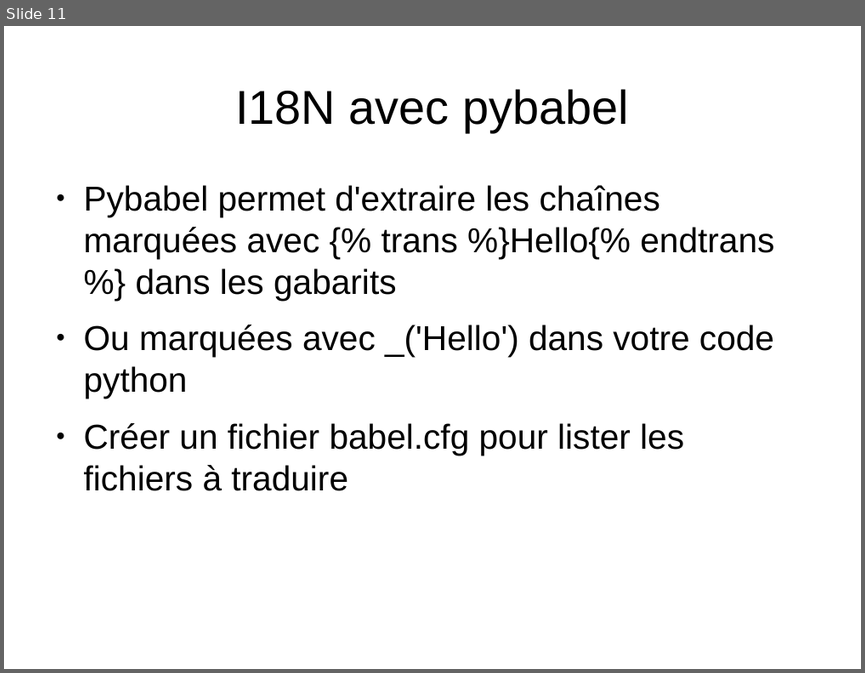
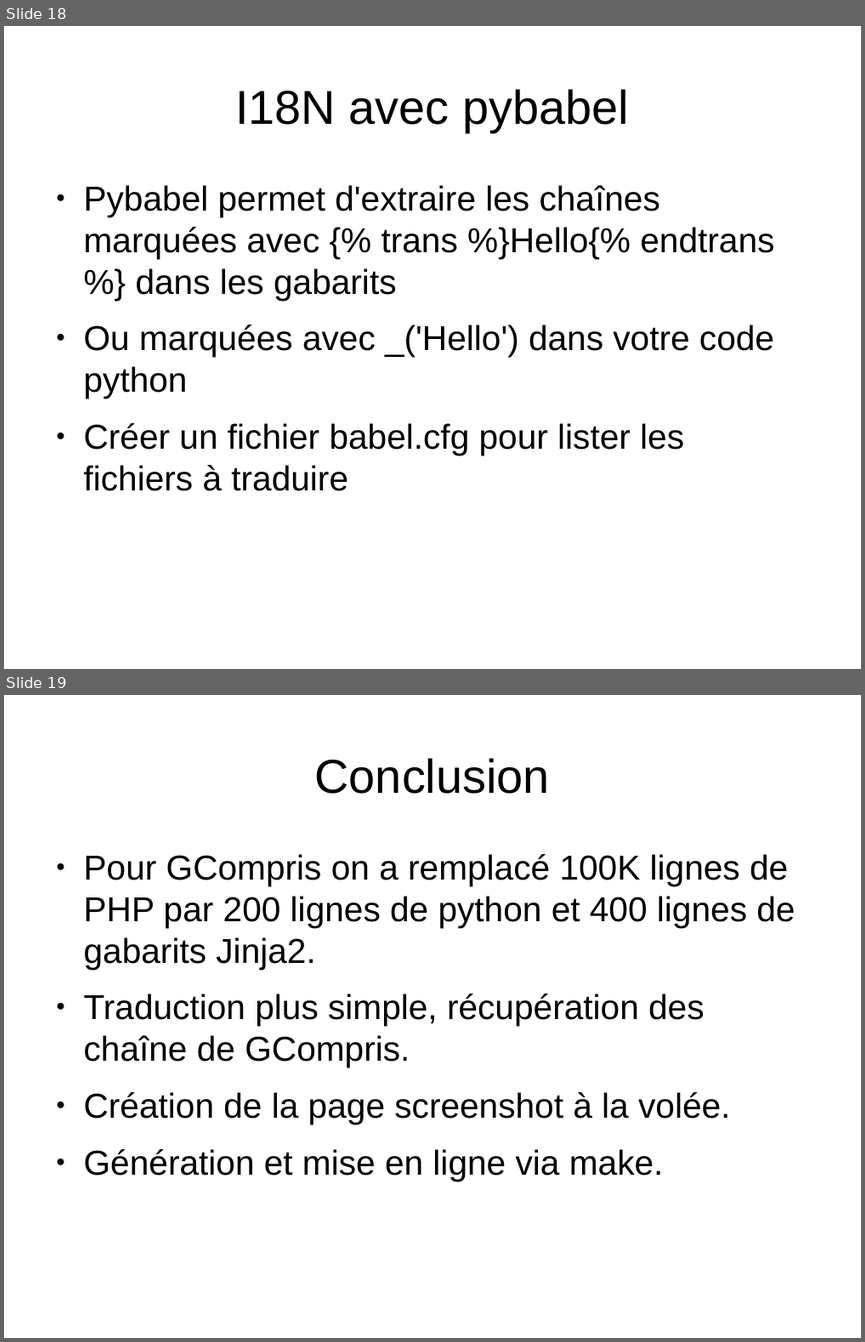
Before and after one commit to bdoin/jinja2-tutorial, a slide deck: presentation-fr.odp. Shown one above the other, each under a label of ours: slide 11 before the commit, slides 18 and 19 after it. The pictures are 865x673 and 865x1342 pixels, drawn with LibreOffice and Linux fonts; fonts in the diff are those of the drawing. Boxes give left, top, right and bottom in pixels: in the first picture for what was removed or moved away, otherwise in the second. Text is boxed around its words. In the diff, an @@ line names an element or a change of style, - is before the commit and + after.

```diff
--- a/presentation-fr.odp
+++ b/presentation-fr.odp
@@ slide 19 added at <box>4,695,861,1338</box>, background #FFFFFF @@
@@ title added at <box>315,758,550,794</box>, 44 pt, text #000000 @@
+Conclusion
@@ text added at <box>84,854,794,1180</box>, 32 pt, text #000000 @@
+● Pour GCompris on a remplacé 100K lignes de PHP par 200 lignes de python et 400 lignes de gabarits Jinja2.
+● Traduction plus simple, récupération des chaîne de GCompris.
+● Création de la page screenshot à la volée.
+● Génération et mise en ligne via make.
@@ what was slide 11 is now slide 18 @@
```
Also in this commit, not shown: 4 slides changed, 7 other slides added, 10 other files.
